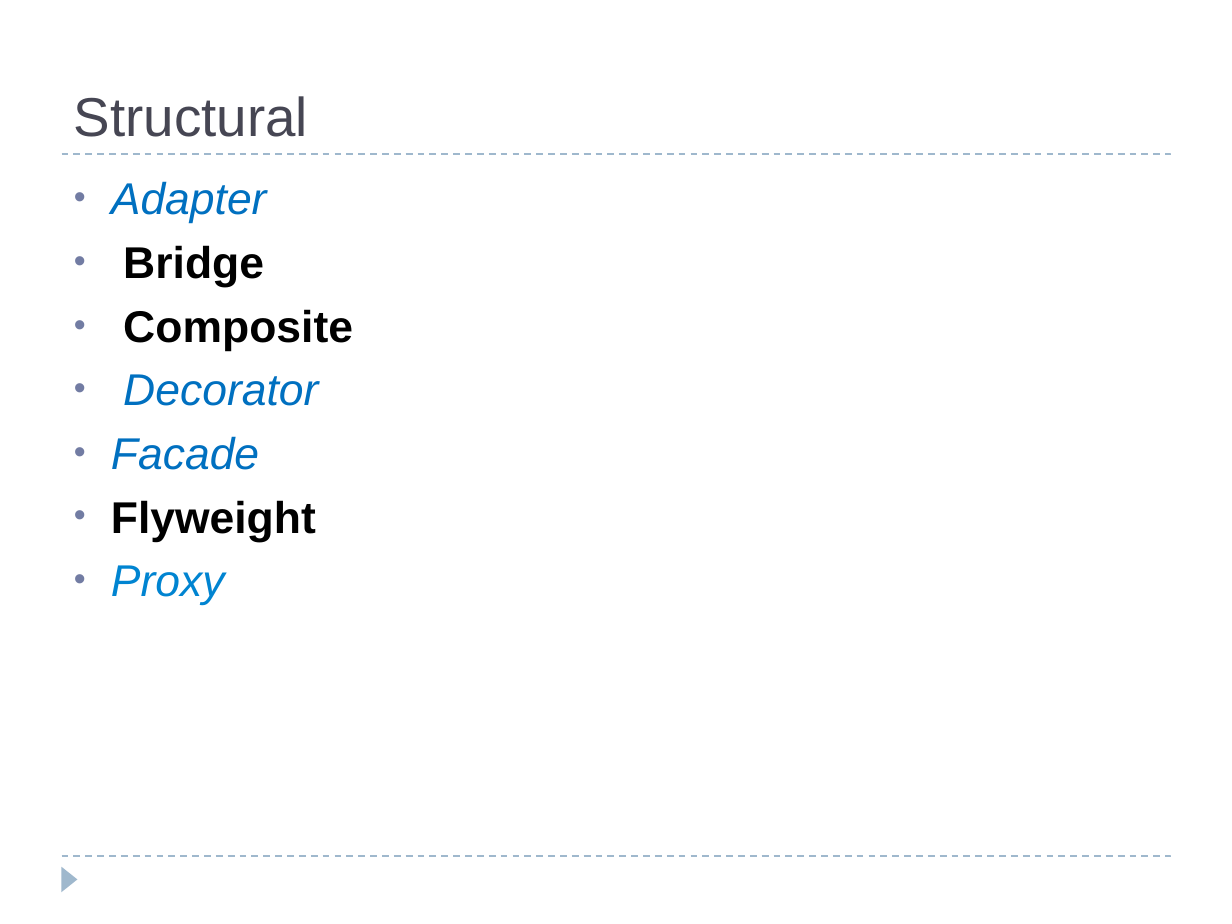
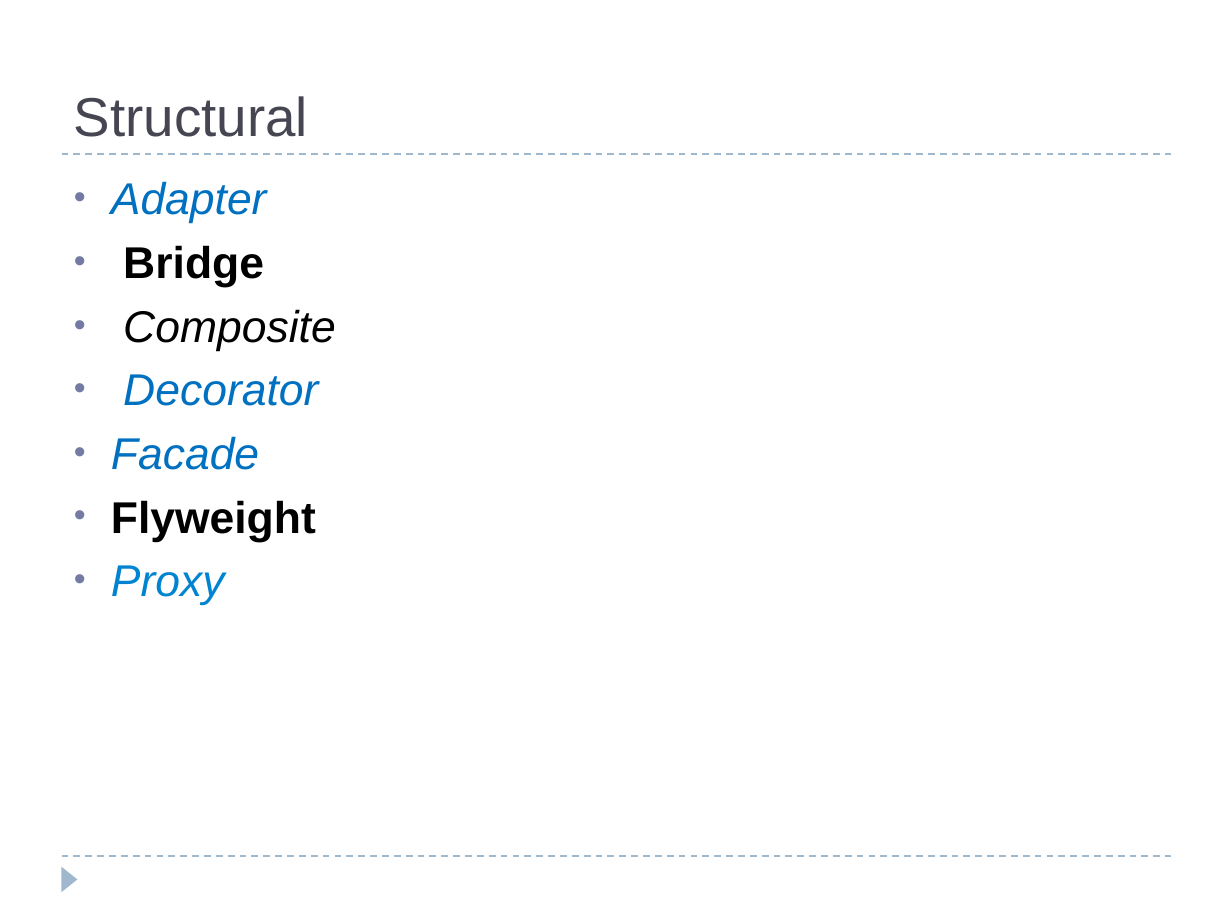
Before and after one commit to bpcrao/purnacode, a slide deck: slide 6 of ppts/Design Patterns.odp. Drawn at 1232x924 pixels with LibreOffice and Linux fonts; fonts in the diff are those of the drawing. Boxes give left, top, right and bottom in pixels: in the first picture for what was removed or moved away, otherwise in the second. Text is boxed around its words. In the diff, an @@ line names an element or a change of style, - is before the commit and + after.

```diff
--- a/ppts/Design Patterns.odp
+++ b/ppts/Design Patterns.odp
@@ text at (123, 309, 336, 351): bold off, italic on in "Composite" @@
```
Also in this commit, not shown: 2 slides added, 17 other files.
